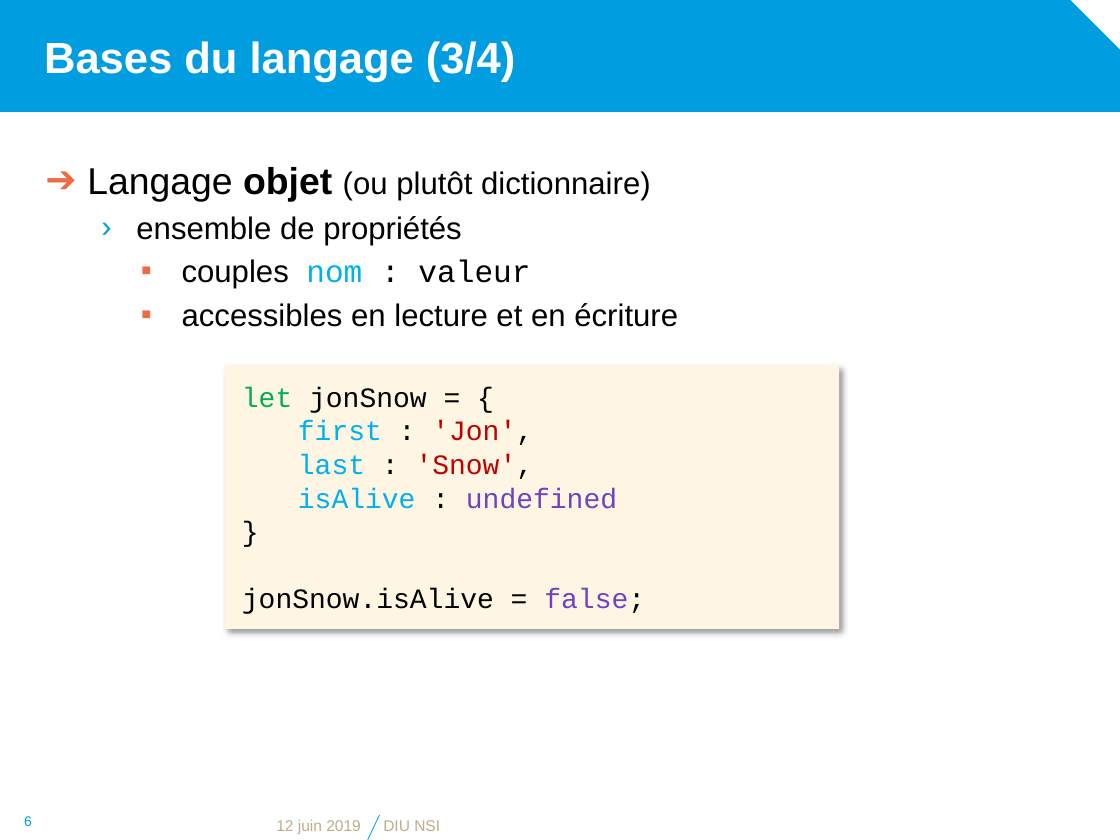
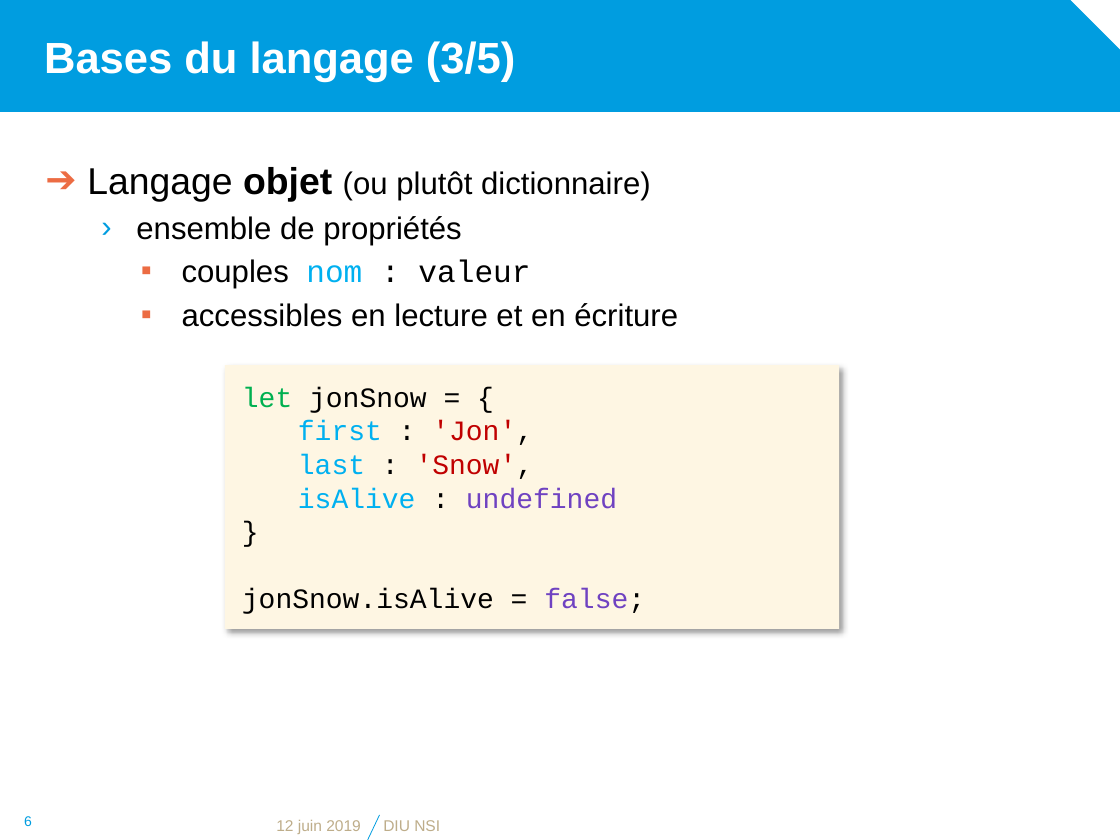
Before and after one commit to diu-uf-bordeaux/bloc1, a slide deck: slide 6 of web/4-JS/JavaScript.pptx. Drawn at 1120x840 pixels with LibreOffice and Linux fonts; fonts in the diff are those of the drawing; background and template pictures are left out. Boxes give left, top, right and bottom in pixels: in the first picture for what was removed or moved away, otherwise in the second. Text is boxed around its words. In the diff, an @@ line names an element or a change of style, - is before the commit and + after.

Commit message:
Typo HTTP + slide supplémentaire objet JavaScript

```diff
--- a/web/4-JS/JavaScript.pptx
+++ b/web/4-JS/JavaScript.pptx
@@ title at <box>44,41,515,82</box>: text changed @@
-Bases du langage (3/4)
+Bases du langage (3/5)
```
Also in this commit, not shown: 3 other slides changed, 1 slide added, 2 other files.
